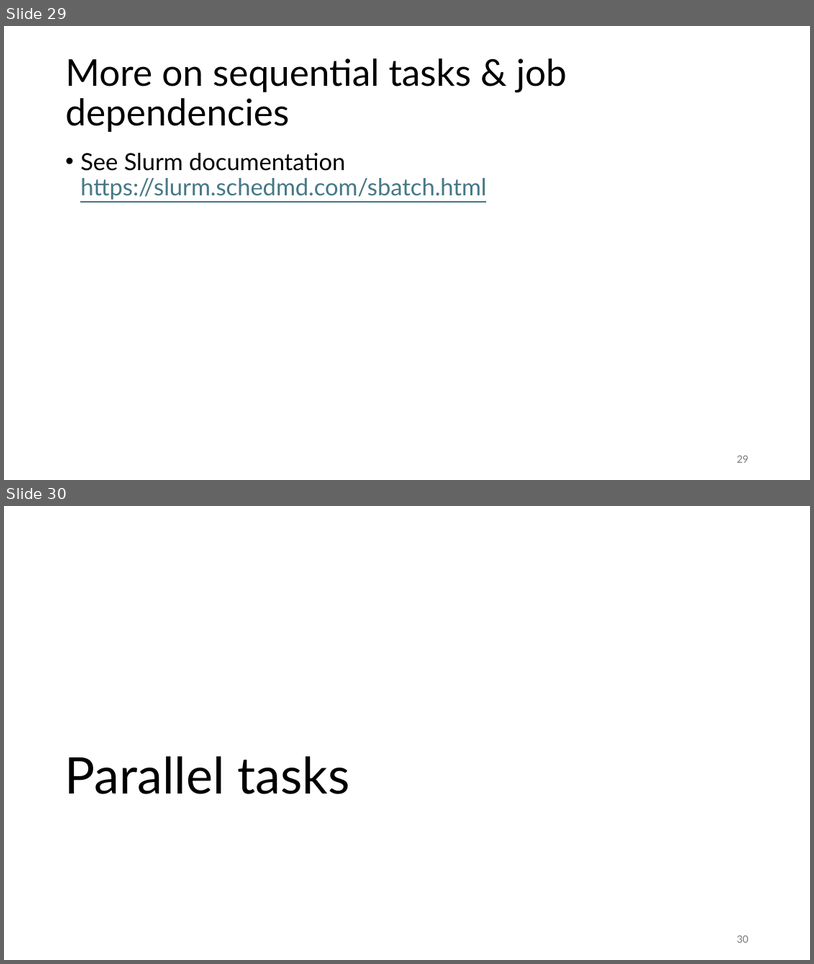
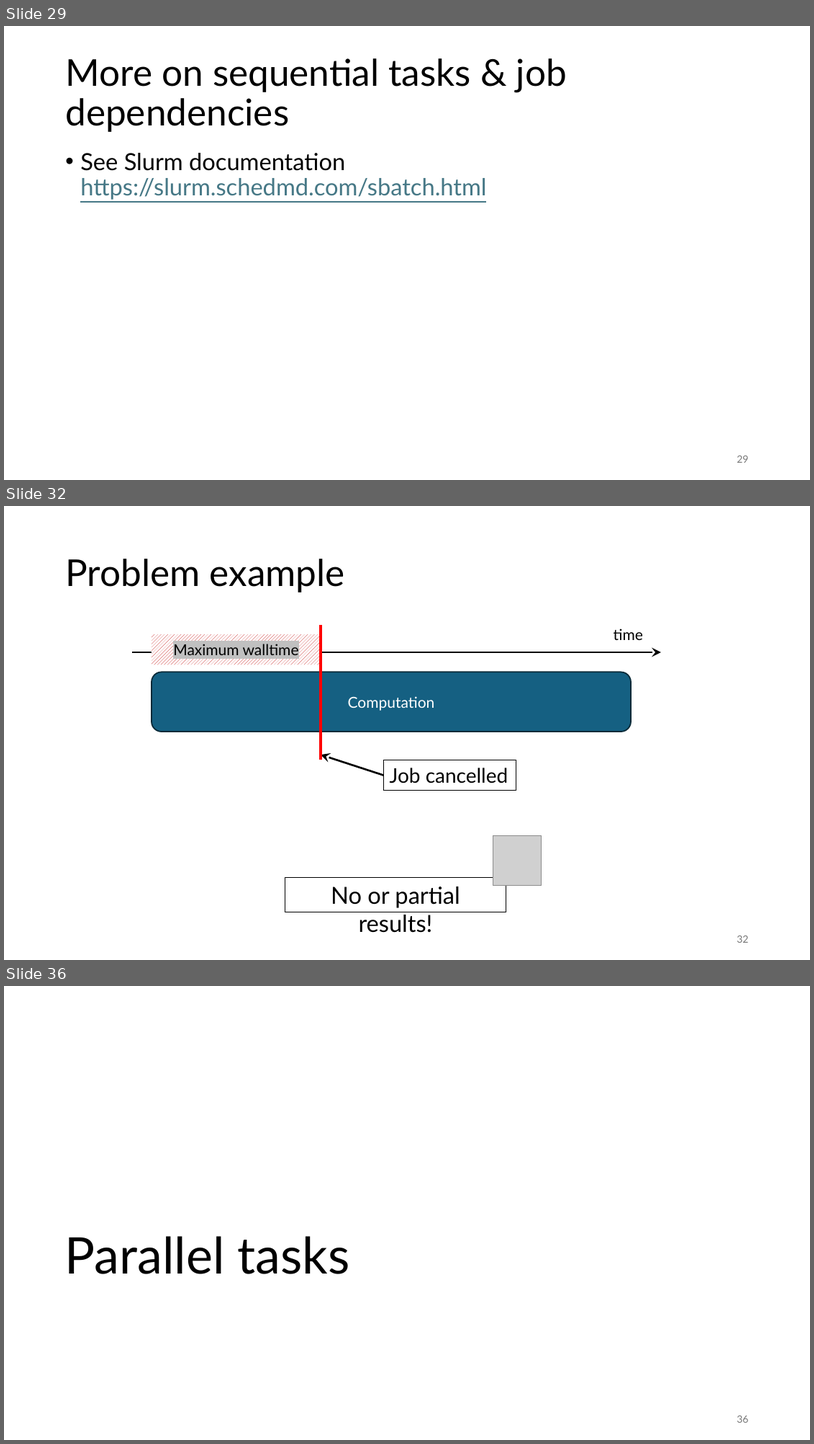
Before and after one commit to gjbex/Workflows-for-HPC, a slide deck: workflow_for_HPC.pptx. Shown one above the other, each under a label of ours: slides 29 and 30 before the commit, slides 29, 32 and 36 after it; the slides between them are not shown. The pictures are 814x964 and 814x1444 pixels, drawn with LibreOffice and Linux fonts; fonts in the diff are those of the drawing; grey boxes stand for pictures. Boxes give left, top, right and bottom in pixels: in the first picture for what was removed or moved away, otherwise in the second. Text is boxed around its words. In the diff, an @@ line names an element or a change of style, - is before the commit and + after.

```diff
--- a/workflow_for_HPC.pptx
+++ b/workflow_for_HPC.pptx
@@ slide 32 added at box(4, 506, 810, 960), background #FFFFFF @@
@@ title added at box(65, 559, 345, 592), 44 pt, text #000000 @@
+Problem example
@@ rectangle added at box(152, 634, 321, 664), fill pattern #C00000 on #FFFFFF, 18 pt, text #000000 @@
+Maximum walltime
@@ line added from (321, 626) to (321, 759), #FF0000 3 pt @@
@@ text added at box(614, 628, 643, 640), 18 pt, text #000000 @@
+time
@@ arrow added from (132, 652) to (661, 652), #000000 2.25 pt @@
@@ rounded rectangle added at box(152, 672, 631, 731), fill #156082, outline #092A39 1.5 pt, 18 pt, text #FFFFFF @@
+Computation
@@ arrow added from (384, 775) to (321, 754), #000000 2.25 pt @@
@@ rectangle added at box(384, 760, 517, 790), fill #FFFFFF, outline #000000 0.75 pt, 24 pt, text #000000 @@
+Job cancelled
@@ picture added at box(493, 835, 541, 885) @@
@@ rectangle added at box(286, 878, 506, 912), outline #000000 0.75 pt, 28 pt, text #000000 @@
+No or partial results!
@@ page number added at box(737, 935, 748, 942), 12 pt, text #797979 @@
+32
@@ what was slide 30 is now slide 36 @@
@@ page number at box(737, 1415, 748, 1422): text changed @@
-30
+36
```
Also in this commit, not shown: 5 other slides added.
